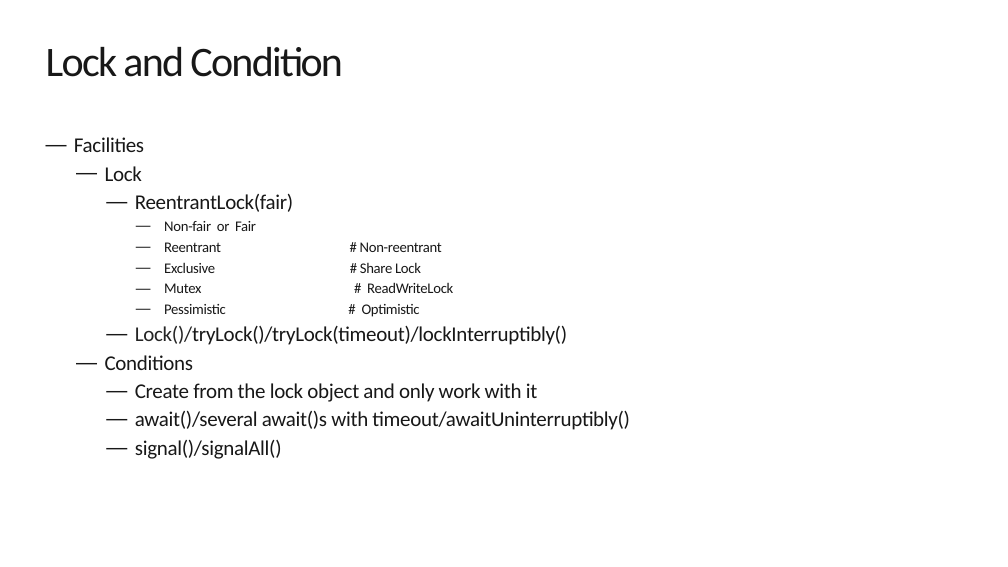
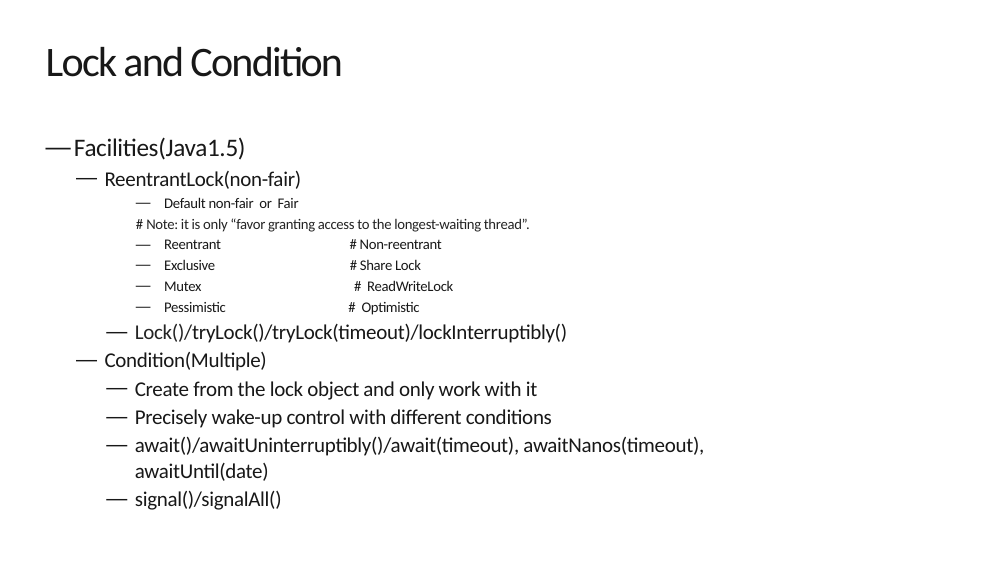
Before and after one commit to exiaoqu/ProducerConsumerProblemInJava, a slide deck: slide 15 of Producer and Consumer in Java.pptx (slide 13 before the commit). Drawn at 1008x567 pixels with LibreOffice and Linux fonts; fonts in the diff are those of the drawing; background and template pictures are left out. Boxes give left, top, right and bottom in pixels: in the first picture for what was removed or moved away, otherwise in the second. Text is boxed around its words. In the diff, an @@ line names an element or a change of style, - is before the commit and + after.

```diff
--- a/Producer and Consumer in Java.pptx
+++ b/Producer and Consumer in Java.pptx
@@ text at bbox=[74, 137, 530, 232]: text changed; size 20 to 14 pt @@
-— Facilities
-  — Lock
-    — ReentrantLock(fair)
-      — Non-fair or Fair
+— Facilities(Java1.5)
+  — ReentrantLock(non-fair)
+      — Default non-fair or Fair
+      # Note: it is only “favor granting access to the longest-waiting thread”.
@@ text at bbox=[105, 352, 267, 371]: text changed @@
-  — Conditions
+  — Condition(Multiple)
@@ text at bbox=[135, 409, 704, 481]: text changed @@
-    — await()/several await()s with timeout/awaitUninterruptibly()
+    — Precisely wake-up control with different conditions
+    — await()/awaitUninterruptibly()/await(timeout), awaitNanos(timeout), awaitUntil(date)
```
Also in this commit, not shown: 22 other slides changed, 10 slides added, 12 slides removed, 3 other files.
